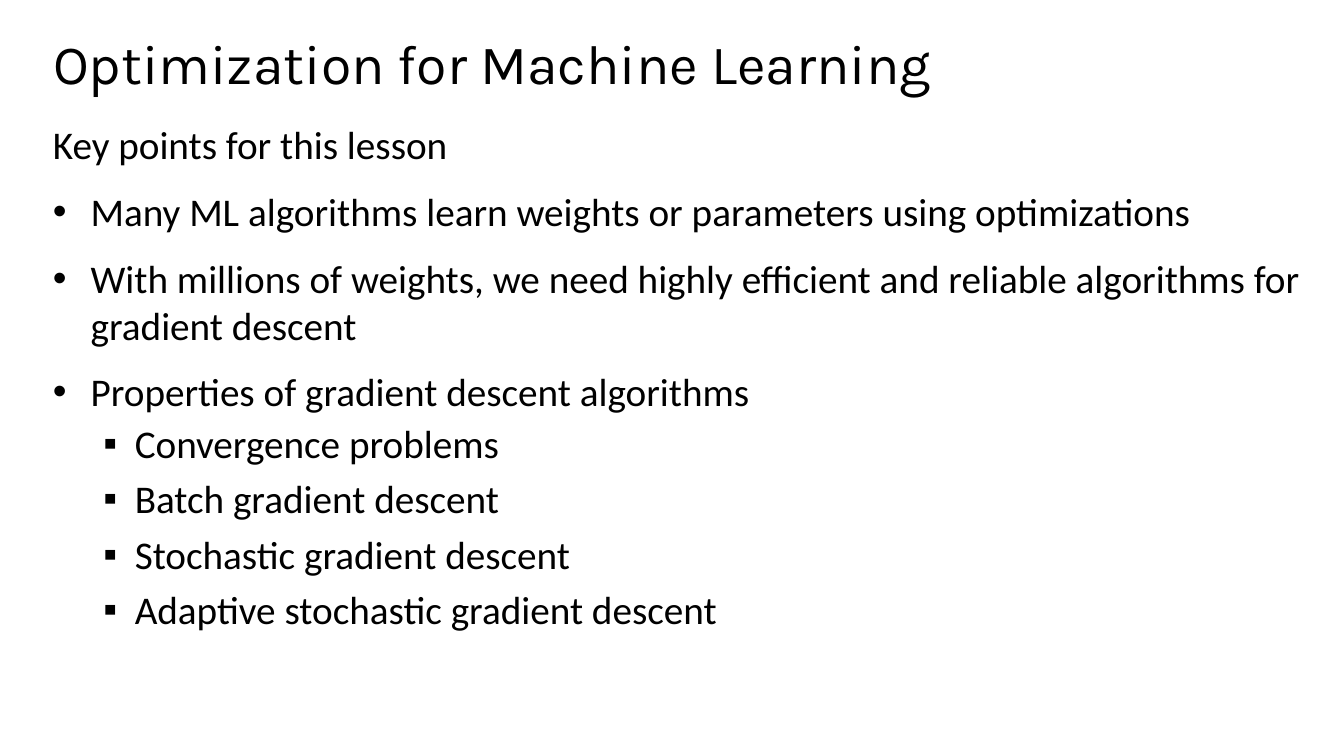
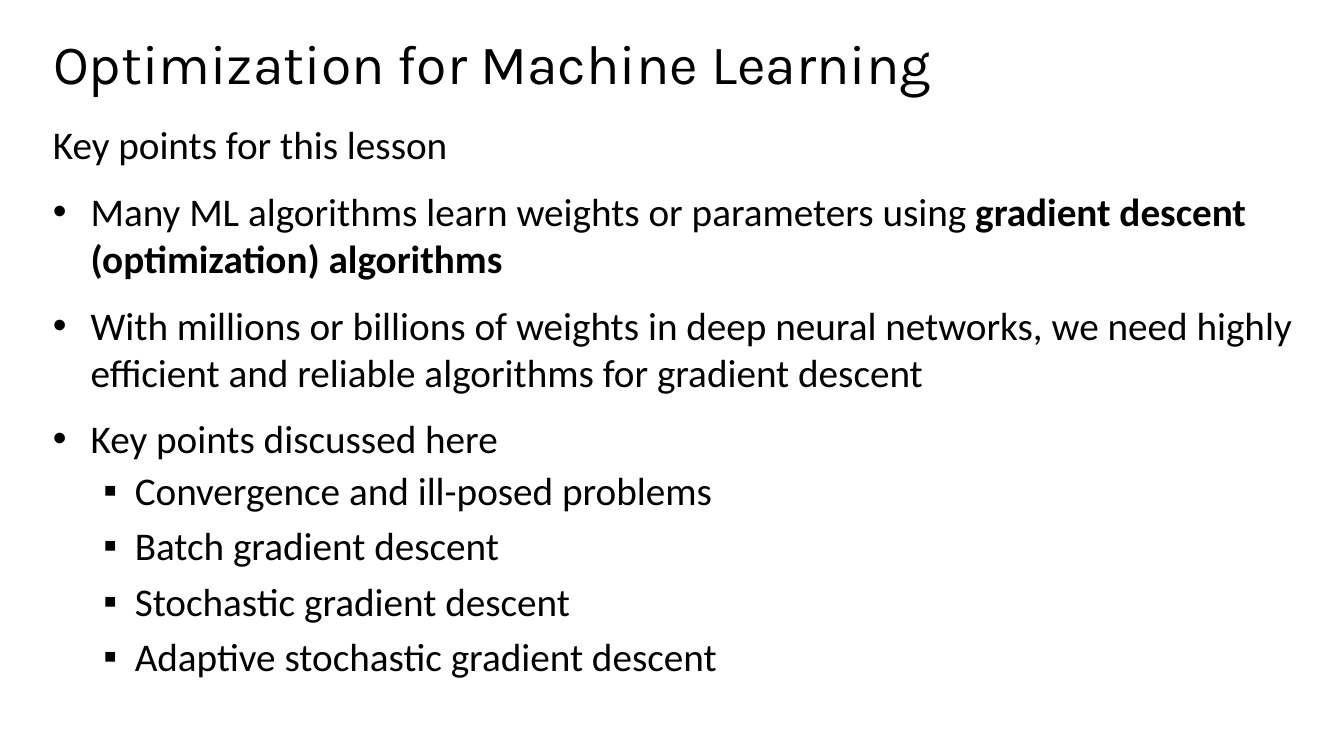
Before and after one commit to StephenElston/CSCI-E25, a slide deck: slide 2 of SupplementaryMaterial/OptimizationForDeepLearning.pptx. Drawn at 1344x756 pixels with LibreOffice and Linux fonts; fonts in the diff are those of the drawing. Boxes give left, top, right and bottom in pixels: in the first picture for what was removed or moved away, otherwise in the second. Text is boxed around its words. In the diff, an @@ line names an element or a change of style, - is before the commit and + after.

```diff
--- a/SupplementaryMaterial/OptimizationForDeepLearning.pptx
+++ b/SupplementaryMaterial/OptimizationForDeepLearning.pptx
@@ text at box(91, 198, 1292, 512): text changed @@
-• Many ML algorithms learn weights or parameters using optimizations
-• With millions of weights, we need highly efficient and reliable algorithms for gradient descent
-• Properties of gradient descent algorithms
-  ▪ Convergence problems
+• Many ML algorithms learn weights or parameters using gradient descent (optimization) algorithms
+• With millions or billions of weights in deep neural networks, we need highly efficient and reliable algorithms for gradient descent
+• Key points discussed here
+  ▪ Convergence and ill-posed problems
```
Also in this commit, not shown: 23 other slides changed.
